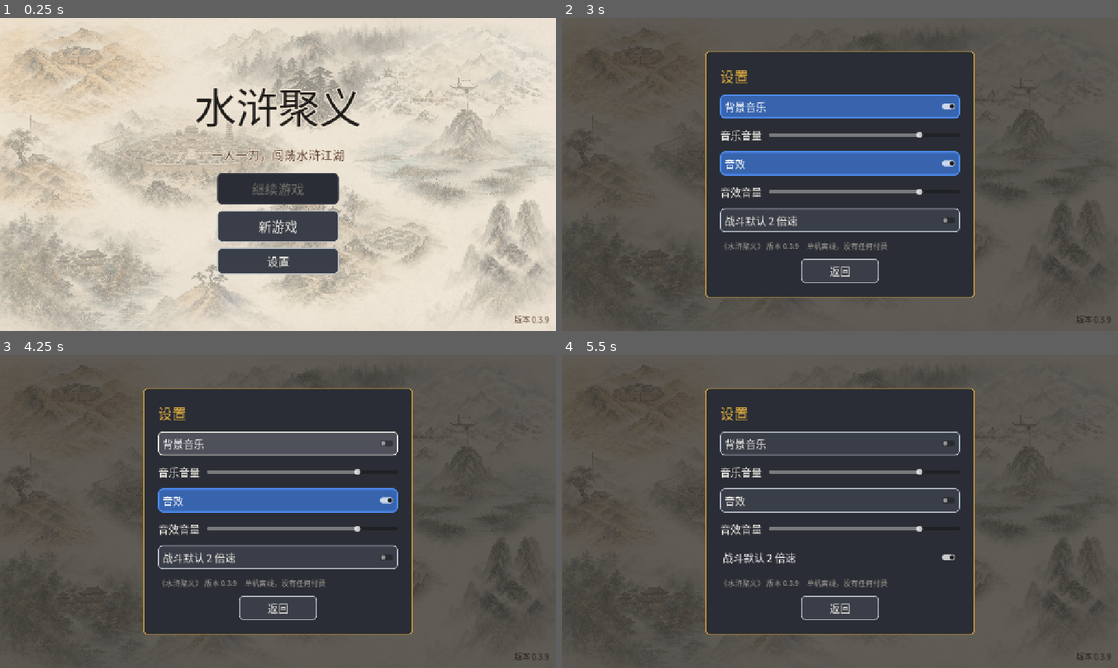
Above: before the commit, frames 1-4 (two rows, left to right).
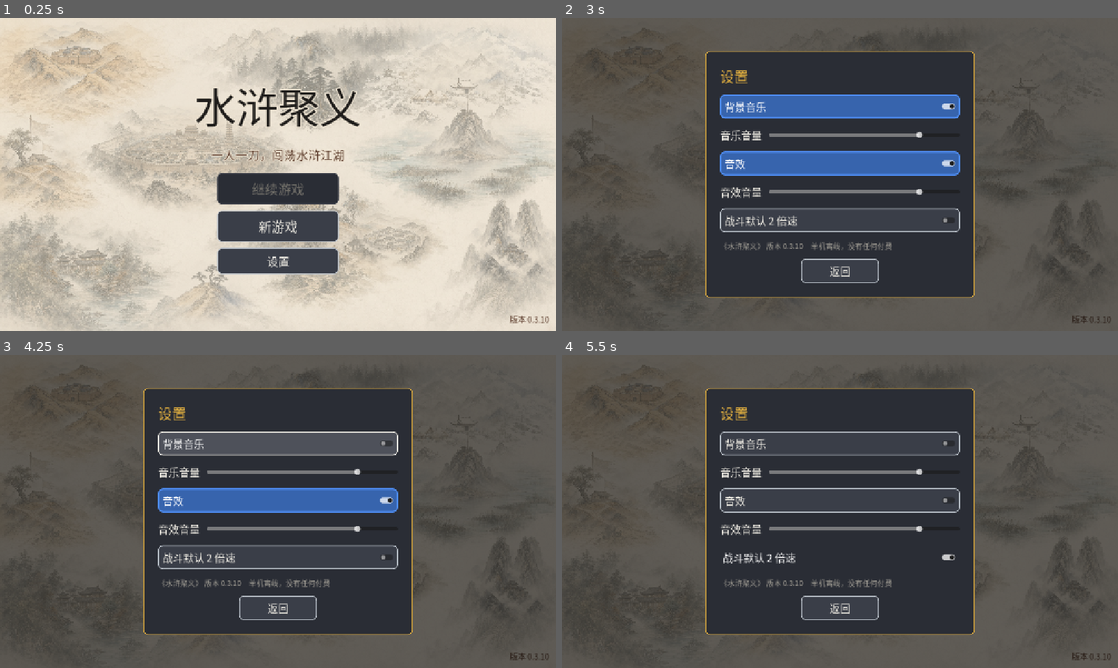
Above: after the commit, the same moments.

Repository: novalabs068/Game-shuihujuyi
Game: Godot game, scene res://scenes/main.tscn
The game is run twice, just before and just after one commit, with the same random seed, the same clock (stepped at 60 frames per second) and the same inputs.
Inputs (mouse positions are in pixels of both pictures, inside the frame that each line leads up to):
- Up to frame 1 (0.25 s): no input
- Up to frame 2 (3 s): click "新游戏" at 0.5 s; click (662, 74) at 1.27 s; type "12" at 1.35 s; click "返回" at 2 s; click "设置" at 2.75 s
- Up to frame 3 (4.25 s): click "背景音乐" at 3.5 s
- Up to frame 4 (5.5 s): click "音效" at 4.25 s; click "战斗默认 2 倍速" at 5 s

The runs differ from the first frame. In frame 1, 0.1% of the frame differs, in the area x 91-99%, y 95-98%; in frame 2, 0.3%, in the area x 41-99%, y 71-98%; in frame 3, 0.3%; in frame 4, 0.3%.

Commit message:
版本 0.3.10
Co-Authored-By: Claude Opus 5.5 <noreply@anthropic.com>

Diff:
--- a/project.godot
+++ b/project.godot
@@ -7,7 +7,7 @@
 [application]
 
 config/name="水浒聚义"
-config/version="0.3.9"
+config/version="0.3.10"
 run/main_scene="res://scenes/main.tscn"
 config/features=PackedStringArray("4.7", "GL Compatibility")
 config/icon="res://icon.png"
Not shown, changed: export_presets.cfg
